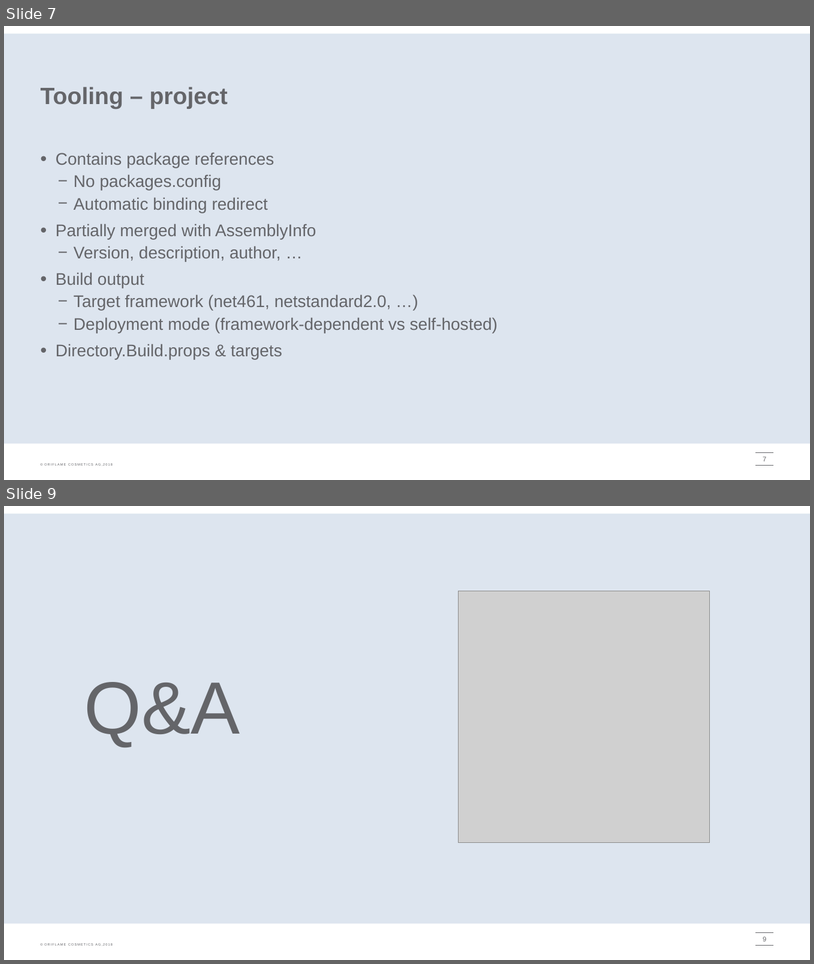
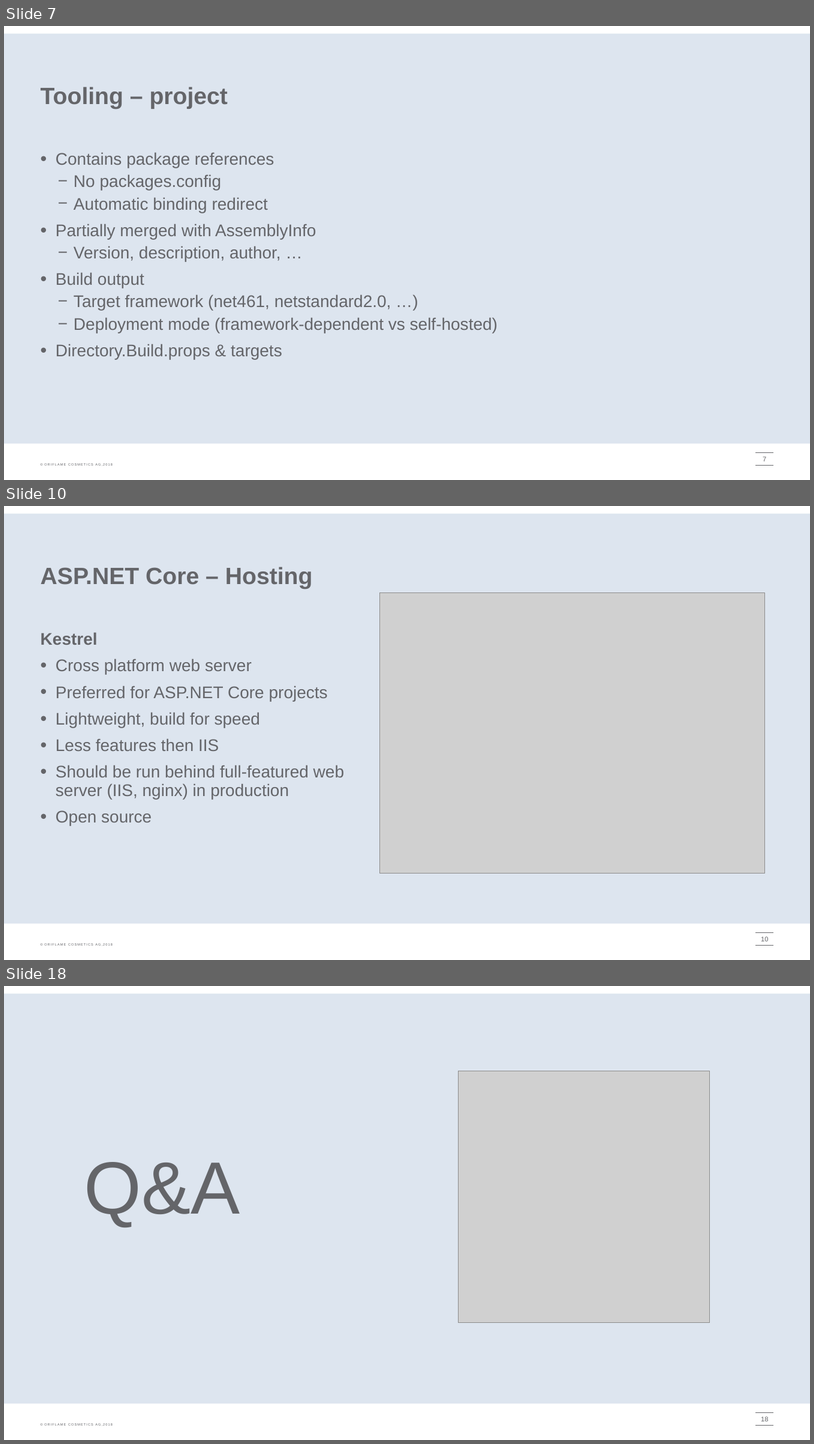
Before and after one commit to onpaj/coreintro, a slide deck: docs/CoreIntro.pptx. Shown one above the other, each under a label of ours: slides 7 and 9 before the commit, slides 7, 10 and 18 after it; the slides between them are not shown. The pictures are 814x964 and 814x1444 pixels, drawn with LibreOffice and Linux fonts; fonts in the diff are those of the drawing; grey boxes stand for pictures; background and template pictures are left out. Boxes give left, top, right and bottom in pixels: in the first picture for what was removed or moved away, otherwise in the second. Text is boxed around its words. In the diff, an @@ line names an element or a change of style, - is before the commit and + after.

```diff
--- a/docs/CoreIntro.pptx
+++ b/docs/CoreIntro.pptx
@@ slide 10 added at (4, 506, 810, 960), background #FFFFFF; not listed: 4 template elements that a slide beside it also shows @@
@@ title added at (41, 567, 313, 589), 28 pt, text #646569, bold @@
+ASP.NET Core – Hosting
@@ picture added at (380, 593, 765, 873) @@
@@ text added at (41, 632, 344, 825), 20 pt, text #646569 @@
+Kestrel
+• Cross platform web server
+• Preferred for ASP.NET Core projects
+• Lightweight, build for speed
+• Less features then IIS
+• Should be run behind full-featured web server (IIS, nginx) in production
+• Open source
@@ page number added at (761, 936, 768, 941), 8 pt, text #646569 @@
+10
@@ what was slide 9 is now slide 18 @@
@@ page number at (761, 1416, 768, 1421): text changed @@
-9
+18
```
Also in this commit, not shown: 4 slides changed, 8 other slides added, 1 slide removed, 7 other files.
